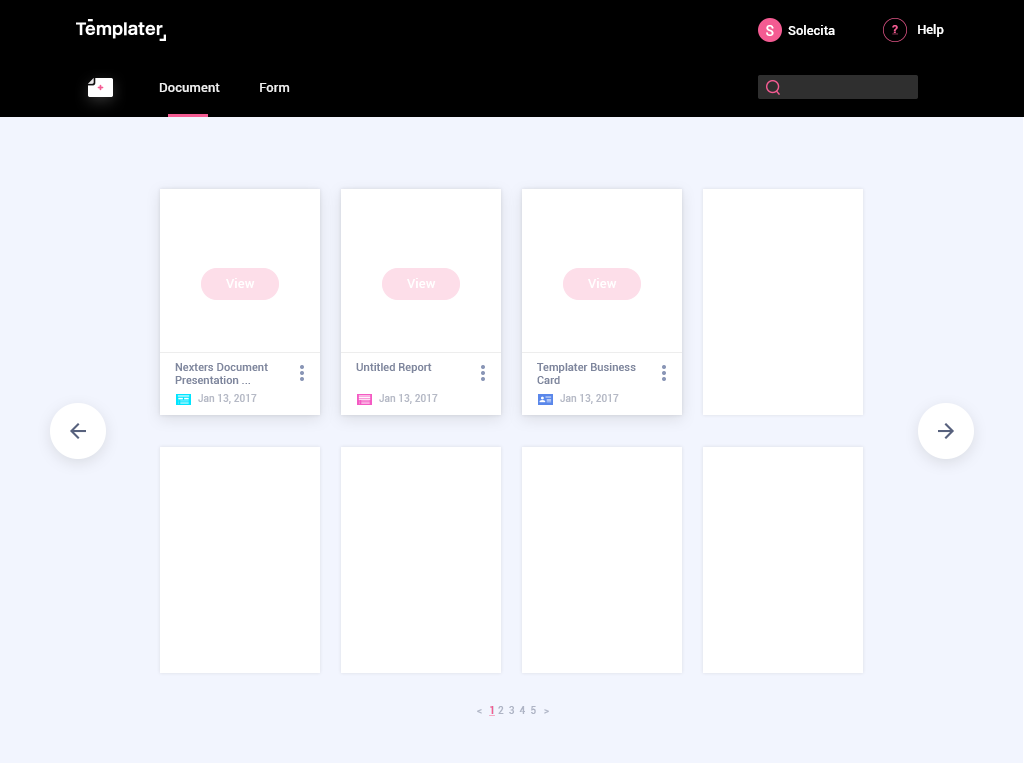
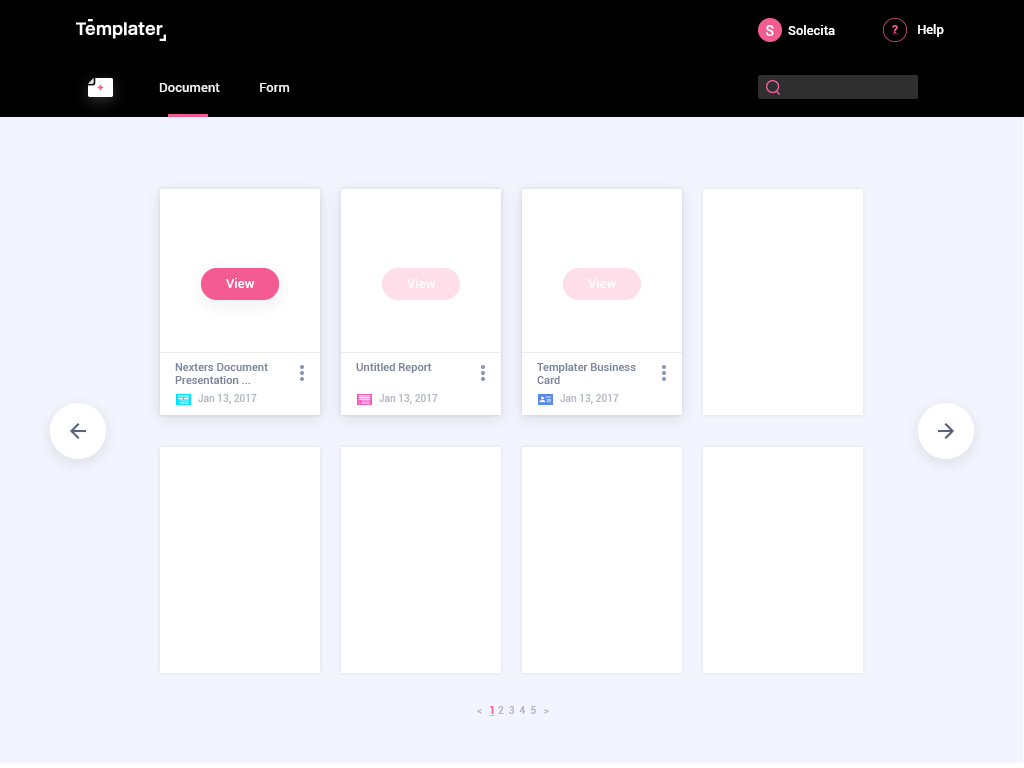
Before/after of a 1024×768 layered artwork. What changed in the layer stack:
showed "view shape hover" over [201, 268, 279, 300]
